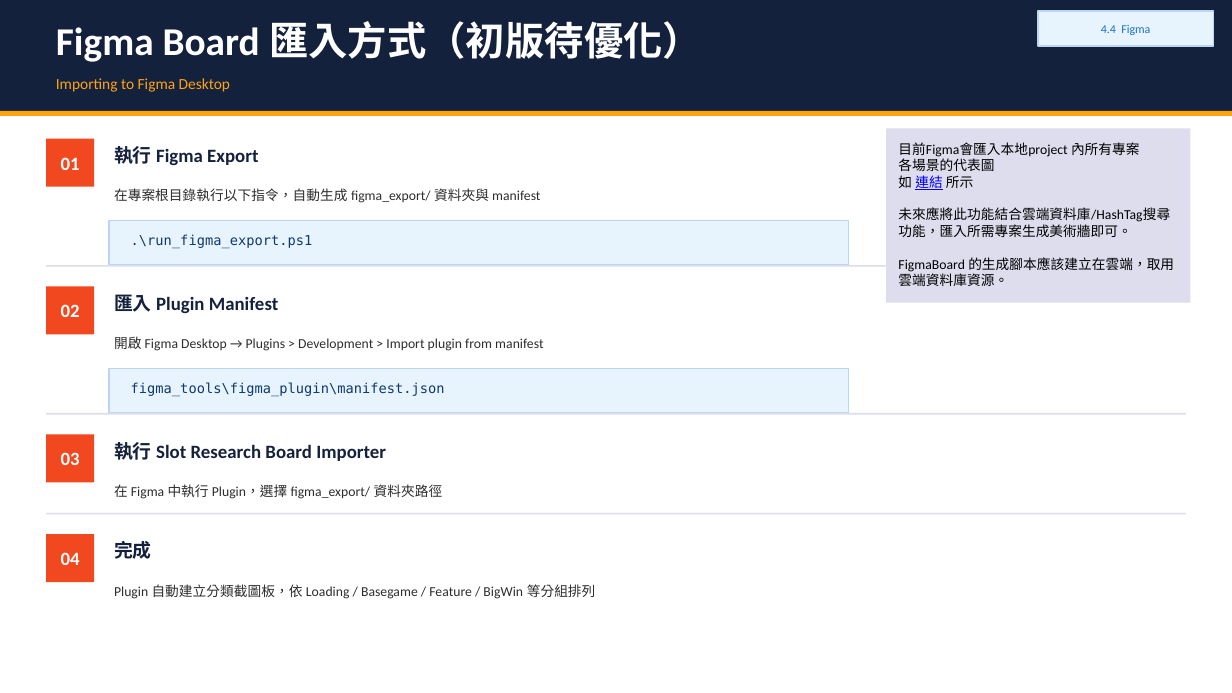
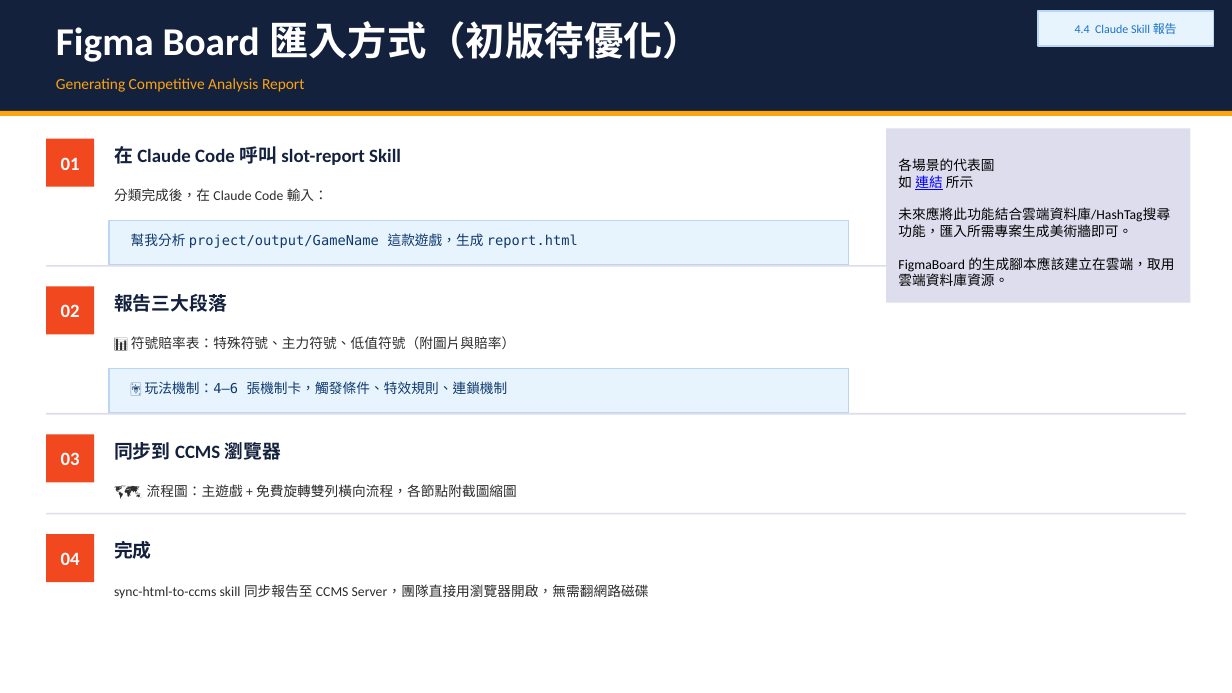
Before and after one commit to Ashley860511/slot-classifier, a slide deck: slide 9 of docs/slot_classifier_share.pptx. Drawn at 1232x693 pixels with LibreOffice and Linux fonts; fonts in the diff are those of the drawing. Boxes give left, top, right and bottom in pixels: in the first picture for what was removed or moved away, otherwise in the second. Text is boxed around its words. In the diff, an @@ line names an element or a change of style, - is before the commit and + after.

```diff
--- a/docs/slot_classifier_share.pptx
+++ b/docs/slot_classifier_share.pptx
@@ text at box(1075, 23, 1177, 34): text changed @@
-4.4 Figma
+4.4 Claude Skill 報告
@@ text at box(56, 78, 305, 92): text changed @@
-Importing to Figma Desktop
+Generating Competitive Analysis Report
@@ text at box(114, 146, 401, 165): text changed @@
-執行 Figma Export
+在 Claude Code 呼叫 slot-report Skill
@@ text in rectangle at box(898, 142, 1140, 157): paragraph removed @@
-目前Figma會匯入本地project 內所有專案
@@ text at box(114, 188, 328, 201): text changed @@
-在專案根目錄執行以下指令，自動生成 figma_export/ 資料夾與 manifest
+分類完成後，在 Claude Code 輸入：
@@ text at box(131, 233, 578, 248): text changed @@
-.\run_figma_export.ps1
+幫我分析 project/output/GameName 這款遊戲，生成 report.html
@@ text at box(114, 294, 227, 312): text changed @@
-匯入 Plugin Manifest
+報告三大段落
@@ text at box(131, 336, 515, 349): text changed @@
-開啟 Figma Desktop → Plugins > Development > Import plugin from manifest
+📊 符號賠率表：特殊符號、主力符號、低值符號（附圖片與賠率）
@@ text at box(145, 381, 508, 394): text changed @@
-figma_tools\figma_plugin\manifest.json
+🃏 玩法機制：4–6 張機制卡，觸發條件、特效規則、連鎖機制
@@ text at box(114, 438, 281, 463): text changed @@
-執行 Slot Research Board Importer
+同步到 CCMS 瀏覽器
@@ text at box(147, 484, 517, 497): text changed @@
-在 Figma 中執行 Plugin，選擇 figma_export/ 資料夾路徑
+🗺 流程圖：主遊戲 + 免費旋轉雙列橫向流程，各節點附截圖縮圖
@@ text at box(114, 584, 649, 598): text changed @@
-Plugin 自動建立分類截圖板，依 Loading / Basegame / Feature / BigWin 等分組排列
+sync-html-to-ccms skill 同步報告至 CCMS Server，團隊直接用瀏覽器開啟，無需翻網路磁碟
```
Also in this commit, not shown: 10 other slides changed, 1 slide added, 1 slide removed.
